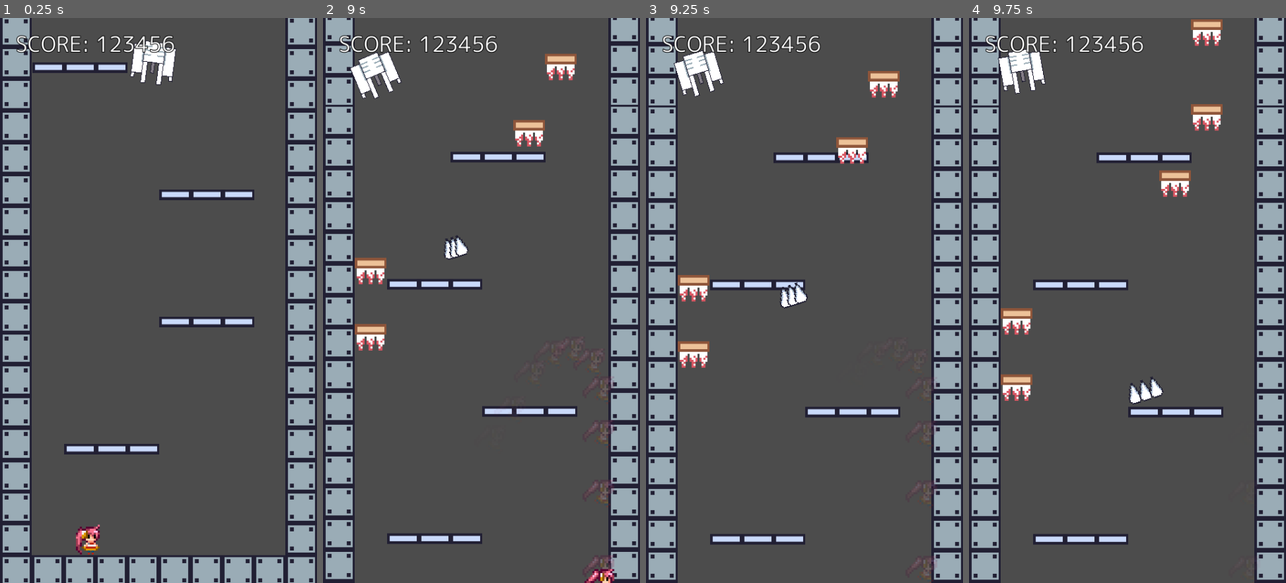
Above: before the commit, frames 1-4 (left to right).
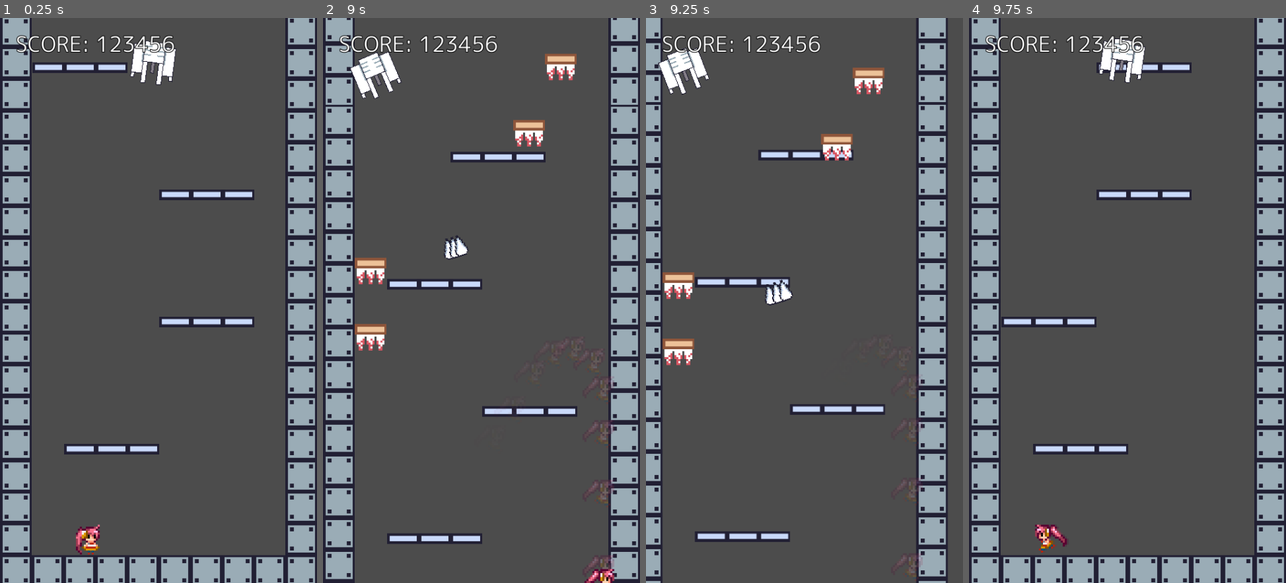
Above: after the commit, the same moments.

Repository: syun77/gd_deathroom666
Game: Godot game, scene res://Main.tscn
Same seed, same stepped clock (60 frames per second), same inputs: the game is played once before the commit and once after it.
Inputs:
- Up to frame 1 (0.25 s): no input
- Up to frame 2 (9 s): hold Right (ui_right) 0.53-2.03 s; tap Z (act_jump) at 0.6, 0.77, 1.07, 1.35, 1.52, 1.82, 2.1, 2.85, 3.02, 3.32, 3.6, 3.77, 4.07, 4.35, 4.52, 4.82, 5.1, 5.85, 6.02, 6.32, 6.6, 6.77, 7.07, 7.35, 7.52, 7.82, 8.1, 8.85 s; hold Left (ui_left) 2.03-2.78 s; hold Right (ui_right) 2.78-4.28 s; tap R (ui_reset) at 4.15 s; hold Left (ui_left) 4.28-5.03 s; hold Right (ui_right) 5.03-5.78 s; hold Left (ui_left) 5.78-7.28 s; hold Right (ui_right) from 7.28 s (still down)
- Up to frame 3 (9.25 s): keep holding Right (ui_right); tap Z (act_jump) at 9.02 s
- Up to frame 4 (9.75 s): tap Z (act_jump) at 9.32, 9.6 s; release Right (ui_right) at 9.53 s; hold Left (ui_left) from 9.53 s (still down)

Frames 1-2 are identical in both runs. In frame 3, 25% of the frame differs, in the area x 0-100%, y 0-100%; in frame 4, 18%.

Commit message:
ゲームオーバー画面への遷移を実装

Diff:
--- a/DeathRoom666/Main.gd
+++ b/DeathRoom666/Main.gd
@@ -18,6 +18,8 @@
 # 画面外のオフセット.
 const OUTSIDE_OFFSET_Y = 500.0
 const DBG_OUTSIDE_OFFSET_Y = 550.0
+# カメラ揺れ時間.
+const TIMER_SHAKE = 0.5
 
 # 状態 .
 enum eState {
@@ -42,7 +44,9 @@
 var _state = eState.MAIN
 var _timer = 0.0
 var _timer_prev = 0.0
+# カメラ用.
 var _camera_x_prev = 0.0
+var _camera_shake_position = Vector2.ZERO
 
 # ------------------------------------------
 # private functions.
@@ -69,9 +73,44 @@
 func _process(delta: float) -> void:
 	_debug()
 
+	match _state:
+		eState.MAIN:
+			_update_main(delta)
+		eState.GAMEOVER:
+			_update_gameover(delta)
+
+## 更新 > メイン.
+func _update_main(delta:float) -> void:
+
+	# プレイヤー死亡チェック.
+	if is_instance_valid(_player) == false:
+		_enter_gameover()
+		_state = eState.GAMEOVER
+		_timer = TIMER_SHAKE
+		return
+
 	_timer += delta
 	_update_camera()
 	_check_block()
+	_check_outside()
+
+## 更新 > ゲームオーバー.
+func _update_gameover(delta:float) -> void:
+	if _timer > 0:
+		# カメラを揺らす.
+		var rate = _timer / TIMER_SHAKE
+		var dx = rand_range(-64, 64) * rate
+		var dy = rand_range(-16, 16) * rate
+		_camera.position = _camera_shake_position + Vector2(dx, dy)
+		_timer -= delta
+		return
+
+	_labelCaption.visible = true
+	_camera.position = _camera_shake_position
+
+	if Input.is_action_just_pressed("act_jump"):
+		# リスタート.
+		get_tree().change_scene("res://Main.tscn")
 
 ## カメラの更新.
 func _update_camera() -> void:
@@ -92,21 +131,6 @@
 				_block_layer.add_child(wall)
 		_camera_x_prev = target_y
 
-	# 画面外の壁を消す.
-	# 画面外とする位置
-	var outside_top_y = _camera.position.y - OUTSIDE_OFFSET_Y
-	var outside_y = _camera.position.y + OUTSIDE_OFFSET_Y
-
-	for block in _block_layer.get_children():
-		if block.position.y > outside_y:
-			# 画面外なので消す.
-			block.queue_free()
-
-	for bullet in _bullet_layer.get_children():
-		var py = bullet.position.y
-		if py < outside_top_y or py > outside_y:
-			# 画面外なので消す.
-			bullet.queue_free()
 
 ## ブロックの出現.
 func _check_block() -> void:
@@ -138,6 +162,36 @@
 
 	_block_layer.add_child(block)
 
+## 画面外チェック.
+func _check_outside() -> void:
+	# 画面外とする位置
+	var outside_top_y = _camera.position.y - OUTSIDE_OFFSET_Y
+	var outside_y = _camera.position.y + OUTSIDE_OFFSET_Y
+
+	# 画面外の壁を消す.
+	for block in _block_layer.get_children():
+		if block.position.y > outside_y:
+			# 画面外なので消す.
+			block.queue_free()
+
+	for bullet in _bullet_layer.get_children():
+		var py = bullet.position.y
+		if py < outside_top_y or py > outside_y:
+			# 画面外なので消す.
+			bullet.queue_free()
+
+	# プレイヤー死亡判定.
+	if _player.position.y > outside_y:
+		_player.vanish()
+
+## ゲームオーバー開始.
+func _enter_gameover():
+	# カメラ位置を保持.
+	_camera_shake_position = _camera.position
+
+	# スムージングを無効化.
+	_camera.smoothing_enabled = false
+
 
 # ------------------------------------------
 # debug functions.
--- a/DeathRoom666/Player.gd
+++ b/DeathRoom666/Player.gd
@@ -75,8 +75,13 @@
 # ------------------------------------
 # public function.
 # ------------------------------------
+## 踏みつけ.
 func stomp() -> void:
 	_velocity.y = -1000
+
+## 消滅開始.
+func vanish() -> void:
+	queue_free()
 
 # ------------------------------------
 # private function.
--- a/DeathRoom666/src/enemy/Enemy.gd
+++ b/DeathRoom666/src/enemy/Enemy.gd
@@ -27,6 +27,7 @@
 var _velocity := Vector2()
 var _timer := 0.0
 var _target:Node2D = null
+var _target_last_position = Vector2.ZERO
 var _bullets:CanvasLayer = null
 
 # --------------------------------
@@ -61,17 +62,21 @@
 
 ## 狙い撃ち角度を取得する.
 func _get_aim() -> float:
-	if _target == null:
-		return 180.0
+	var pos = _target_last_position
+	if is_instance_valid(_target):
+		pos = _target.position
+		_target_last_position = pos
 
-	var d = _target.position - position
+	var d = pos - position
 	return rad2deg(atan2(-d.y, d.x))
 
 func _get_aim2() -> float:
-	if _target == null:
-		return 180.0
+	var pos = _target_last_position
+	if is_instance_valid(_target):
+		pos = _target.position
+		_target_last_position = pos
 
-	var d = _target.position - position
+	var d = pos - position
 	return rad2deg(atan2(d.y, d.x))
 
 func _process(delta: float) -> void:
